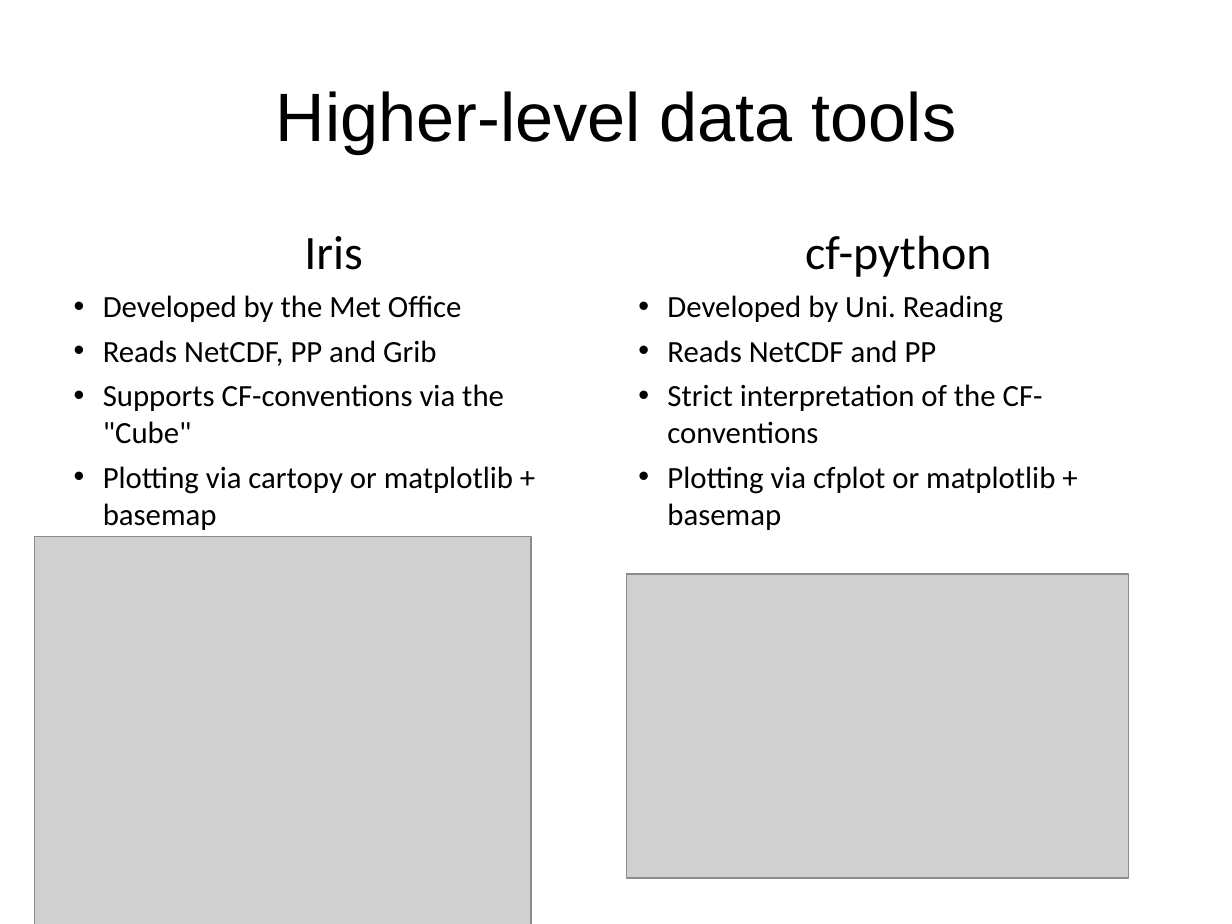
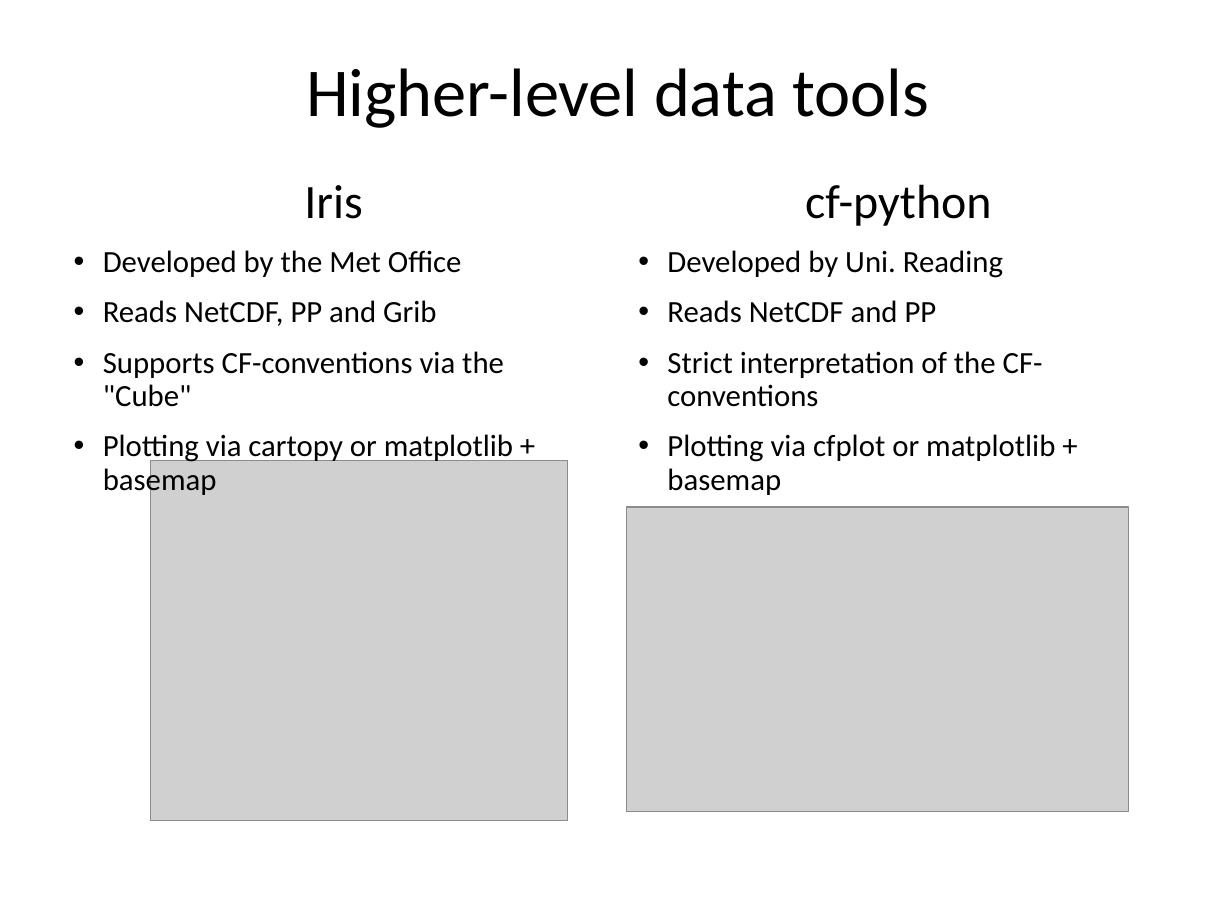
Before and after one commit to ncasuk/ncas-isc, a slide deck: slide 3 of python/presentations/data_tools/01_iris.ppt. Drawn at 1232x924 pixels with LibreOffice and Linux fonts; fonts in the diff are those of the drawing; grey boxes stand for pictures; background and template pictures are left out. Boxes give left, top, right and bottom in pixels: in the first picture for what was removed or moved away, otherwise in the second. Text is boxed around its words. In the diff, an @@ line names an element or a change of style, - is before the commit and + after.

Commit message:
Finished data_tools presentations

```diff
--- a/python/presentations/data_tools/01_iris.ppt
+++ b/python/presentations/data_tools/01_iris.ppt
@@ title "Higher-level data tools": place and size @@
-title "Higher-level data tools" at (276,91,956,153)
+title "Higher-level data tools" at (306,68,929,128)
@@ title "Higher-level data tools" at (306,68,929,128): font Arial to Calibri; line spacing 1 to 0.9 @@
@@ text "Iris": place and size @@
-text "Iris" at (103,236,513,530)
+text "Iris" at (103,185,513,498)
@@ text "Iris" at (103,185,513,498): line spacing 1 to 0.9; more space between paragraphs @@
@@ text "cf-python": place and size @@
-text "cf-python" at (667,235,1055,530)
+text "cf-python" at (667,184,1055,495)
@@ text "cf-python" at (667,184,1055,495): line spacing 1 to 0.9; more space between paragraphs @@
@@ picture: place and size @@
-picture at (34,537,531,924)
+picture at (150,461,568,821)
@@ picture: place and size @@
-picture at (626,574,1129,878)
+picture at (626,508,1129,812)
```
Also in this commit, not shown: 15 other slides changed, 1 slide added, 1 slide removed, 1 other file.
